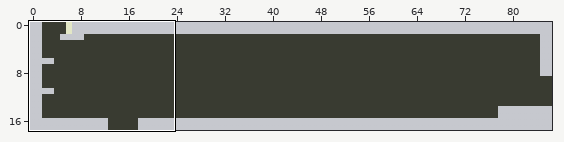
An edit to a level. Tiled map (JSON), assets/tiled/rooms/beenz_2-c.json. Above, an overview of the earlier version with the close-up marked.
Close-up. Old version:
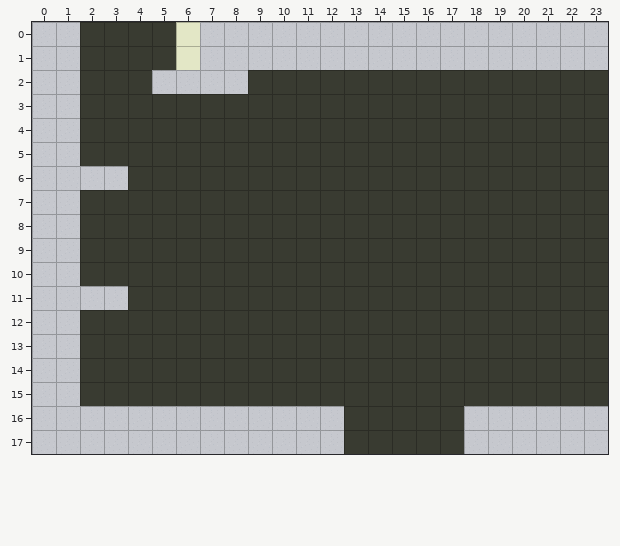
Cells are 24x24 px. Shown: x 0..23, y 0..17. The commit also changed other parts of the map, which this record leaves out.
The result:
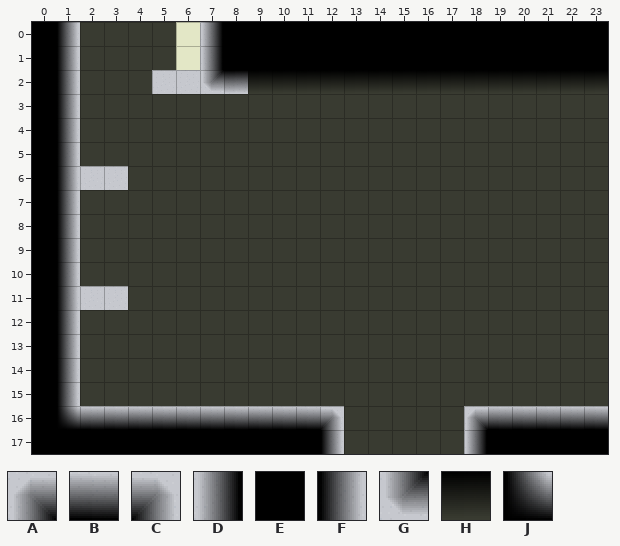
Key: from "other": A 220, B 221, C 222, D 264, E 265, F 266, G 308, H 309, J 440.
_ is an empty cell.
Tiles of an added or newly shown layer are drawn over the layers below it.
See-through tiles are keyed as they look on the map.
Diff:
Changed rows in their new state; . is an unchanged cell.
Layer "shadow" (added):
first column x 0:
 0 EF.....DEEEEEEEEEEEEEEEE
 1 EF.....DEEEEEEEEEEEEEEEE
 2 EF.....GHHHHHHHHHHHHHHHH
 3 EF......................
 4 EF......................
 5 EF......................
 6 EF......................
 7 EF......................
 8 EF......................
 9 EF......................
10 EF......................
11 EF......................
12 EF......................
13 EF......................
14 EF......................
15 EF......................
16 EJBBBBBBBBBBC.....ABBBBB
17 EEEEEEEEEEEEF.....DEEEEE
Pixel boxes of the changes (left, top, right, bottom) in both close-ups:
added: (32, 22, 608, 454)
